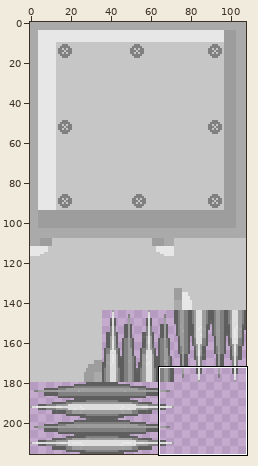
Two versions of one sprite sheet, Game/02-Bubble/02-Bubble/images/nivelmetal.png. The picture above shows the old version from afar; the outline marks the close-up.
Close-up. Before:
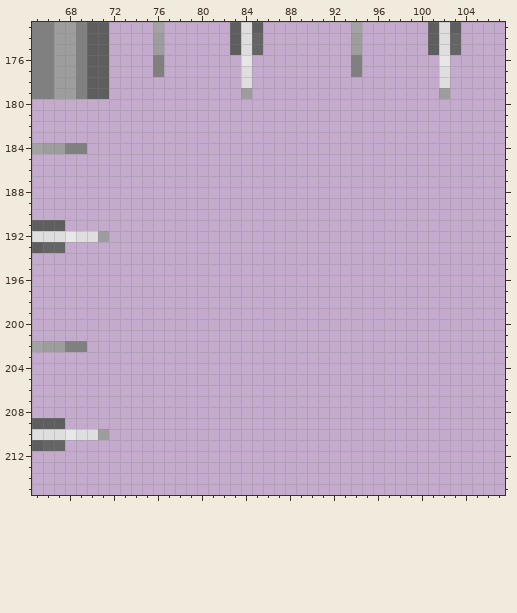
The file is 108x216 pixels. Colours within 5 levels of each other are drawn and written as one. Shown: x 65..107, y 173..215.
The result:
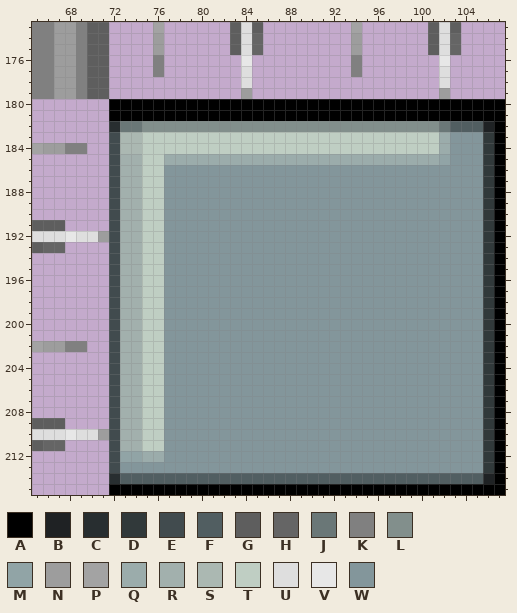
Palette (. is transparent): A #000000  B #1f2224  C #282e30  D #31393a  E #414b4e  F #515e61  G #5e5e5e  H #656565  J #6a7777  K #808080  L #828f8c  M #91a4a6  N #9d9d9d  P #a3a3a3  Q #9bacab  R #a2b0ad  S #abb8b2  T #bfcec3  U #dedede  V #e7e7e7  W #83969b
Change:
@@ x 65..107 @@
 179 KKNNKGG............N.................N.....
-180 ...........................................
-181 ...........................................
-182 ...........................................
-183 ...........................................
-184 PNNKK......................................
-185 ...........................................
-186 ...........................................
-187 ...........................................
-188 ...........................................
-189 ...........................................
-190 ...........................................
-191 GGG........................................
-192 UUUVUUN....................................
-193 GHH........................................
-194 ...........................................
-195 ...........................................
-196 ...........................................
-197 ...........................................
-198 ...........................................
-199 ...........................................
-200 ...........................................
-201 ...........................................
-202 PNNKK......................................
-203 ...........................................
-204 ...........................................
-205 ...........................................
-206 ...........................................
-207 ...........................................
-208 ...........................................
-209 GGG........................................
-210 UUUVUUN....................................
-211 GHH........................................
-212 ...........................................
-213 ...........................................
-214 ...........................................
-215 ...........................................
+180 .......AAAAAAAAAAAAAAAAAAAAAAAAAAAAAAAAAAAA
+181 .......AAAAAAAAAAAAAAAAAAAAAAAAAAAAAAAAAAAA
+182 .......CJJLLLLLLLLLLLLLLLLLLLLLLLLLLLJFFFBA
+183 .......ESSTTTTTTTTTTTTTTTTTTTTTTTTTTTQWWWDA
+184 PNNKK..ESSTTTTTTTTTTTTTTTTTTTTTTTTTTTQWWWDA
+185 .......ERRTTQQQQQQQQQQQQQQQQQQQQQQQQQMWWWDA
+186 .......ERRTTWWWWWWWWWWWWWWWWWWWWWWWWWWWWWDA
+187 .......ERRTTWWWWWWWWWWWWWWWWWWWWWWWWWWWWWDA
+188 .......ERRTTWWWWWWWWWWWWWWWWWWWWWWWWWWWWWDA
+189 .......ERRTTWWWWWWWWWWWWWWWWWWWWWWWWWWWWWDA
+190 .......ERRTTWWWWWWWWWWWWWWWWWWWWWWWWWWWWWDA
+191 GGG....ERRTTWWWWWWWWWWWWWWWWWWWWWWWWWWWWWDA
+192 UUUVUUNERRTTWWWWWWWWWWWWWWWWWWWWWWWWWWWWWDA
+193 GHH....ERRTTWWWWWWWWWWWWWWWWWWWWWWWWWWWWWDA
+194 .......ERRTTWWWWWWWWWWWWWWWWWWWWWWWWWWWWWDA
+195 .......ERRTTWWWWWWWWWWWWWWWWWWWWWWWWWWWWWDA
+196 .......ERRTTWWWWWWWWWWWWWWWWWWWWWWWWWWWWWDA
+197 .......ERRTTWWWWWWWWWWWWWWWWWWWWWWWWWWWWWDA
+198 .......ERRTTWWWWWWWWWWWWWWWWWWWWWWWWWWWWWDA
+199 .......ERRTTWWWWWWWWWWWWWWWWWWWWWWWWWWWWWDA
+200 .......ERRTTWWWWWWWWWWWWWWWWWWWWWWWWWWWWWDA
+201 .......ERRTTWWWWWWWWWWWWWWWWWWWWWWWWWWWWWDA
+202 PNNKK..ERRTTWWWWWWWWWWWWWWWWWWWWWWWWWWWWWDA
+203 .......ERRTTWWWWWWWWWWWWWWWWWWWWWWWWWWWWWDA
+204 .......ERRTTWWWWWWWWWWWWWWWWWWWWWWWWWWWWWDA
+205 .......ERRTTWWWWWWWWWWWWWWWWWWWWWWWWWWWWWDA
+206 .......ERRTTWWWWWWWWWWWWWWWWWWWWWWWWWWWWWDA
+207 .......ERRTTWWWWWWWWWWWWWWWWWWWWWWWWWWWWWDA
+208 .......ERRTTWWWWWWWWWWWWWWWWWWWWWWWWWWWWWDA
+209 GGG....ERRTTWWWWWWWWWWWWWWWWWWWWWWWWWWWWWDA
+210 UUUVUUNERRTTWWWWWWWWWWWWWWWWWWWWWWWWWWWWWDA
+211 GHH....ERRTTWWWWWWWWWWWWWWWWWWWWWWWWWWWWWDA
+212 .......EMMQQWWWWWWWWWWWWWWWWWWWWWWWWWWWWWDA
+213 .......EWWWWWWWWWWWWWWWWWWWWWWWWWWWWWWWWWDA
+214 .......CFFFFFFFFFFFFFFFFFFFFFFFFFFFFFFFFFBA
+215 .......AAAAAAAAAAAAAAAAAAAAAAAAAAAAAAAAAAAA
Pixel boxes of the changes (left, top, right, bottom) in both close-ups:
added: (109, 99, 505, 495)
